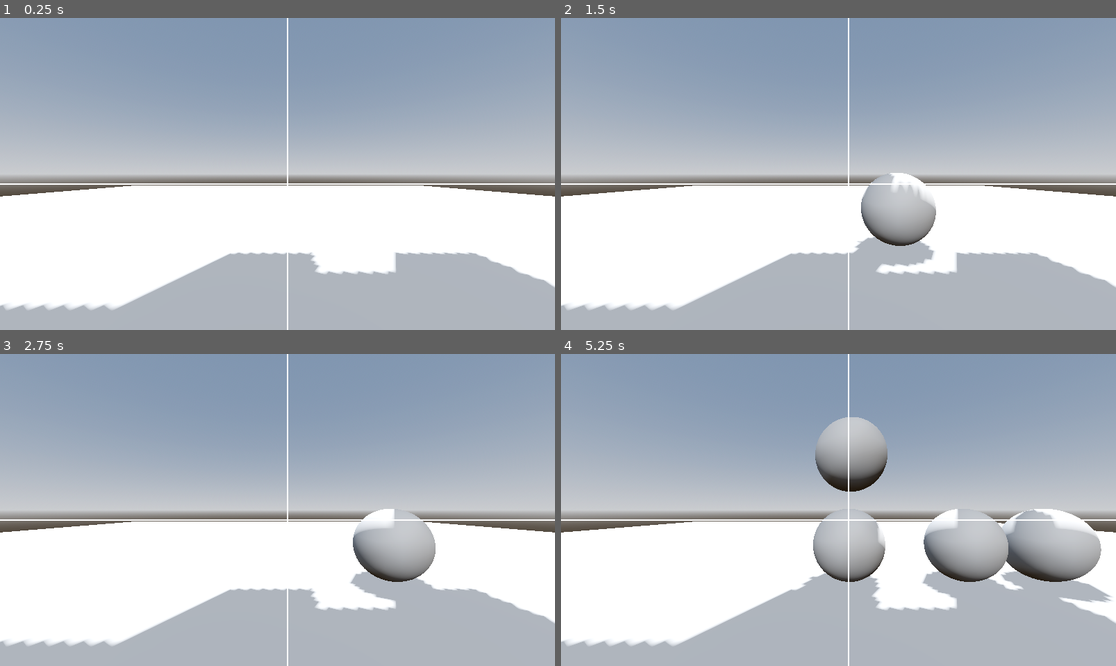
Above: before the commit, frames 1-4 (two rows, left to right).
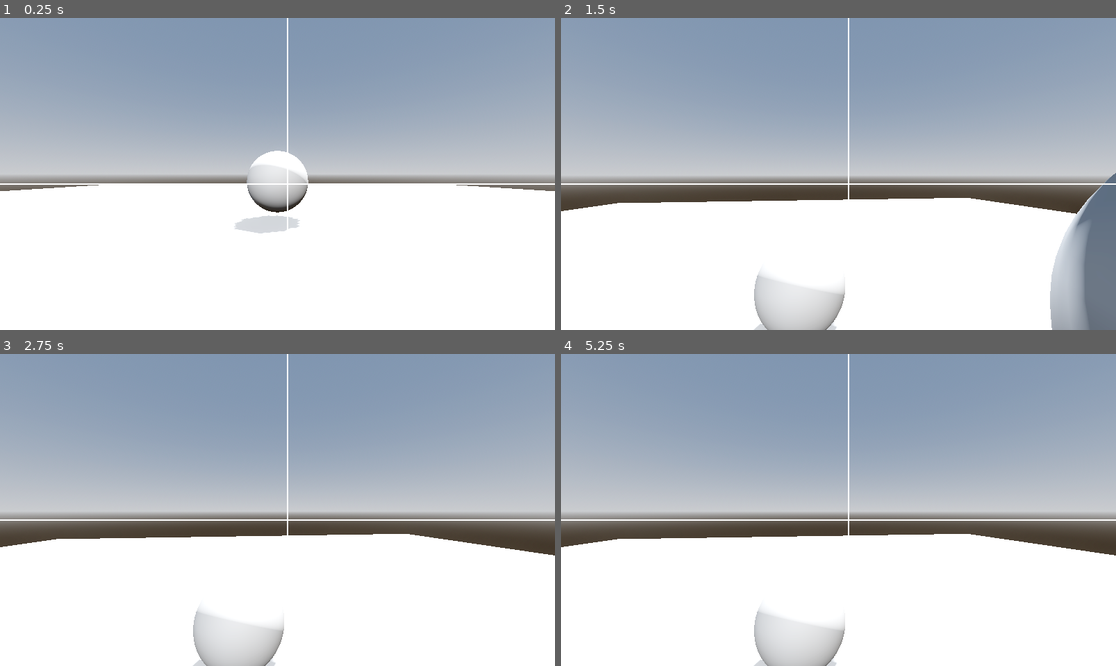
Above: after the commit, the same moments.

Repository: smer44/collonySimOnlyGodot
Game: Godot game, scene res://Units/test.tscn
Two runs of this game, one before a commit and one after it. Both use one fixed random seed, a clock stepped at 60 frames per second and the inputs below. This scene is started directly instead of the project's main scene.
Inputs (mouse positions are in pixels of both pictures, inside the frame that each line leads up to):
- Up to frame 1 (0.25 s): no input
- Up to frame 2 (1.5 s): tap Enter (ui_accept) at 0.5, 0.77 s; move the mouse to (866, 174) at 0.52 s; hold Up (ui_up) from 0.53 s (still down); tap Backspace at 0.6 s; click (866, 174) at 0.67 s; move the mouse to (810, 174) at 1.27 s; tap Tab at 1.35 s
- Up to frame 3 (2.75 s): tap Enter (ui_accept) at 1.52 s; move the mouse to (333, 441) at 2.02 s; release Up (ui_up) at 2.03 s; hold Right (ui_right) from 2.03 s (still down); tap R at 2.1 s
- Up to frame 4 (5.25 s): release Right (ui_right) at 2.75 s; drag from (810, 572) to (672, 463) at 2.77 s; move the mouse to (1005, 556) at 3.52 s; hold Left (ui_left) 3.53-4.25 s; tap G at 3.6 s; tap Enter (ui_accept) at 3.77 s; drag from (672, 463) to (755, 432) at 4.27 s; move the mouse to (866, 510) at 5.02 s; hold Down (ui_down) from 5.03 s (still down); hold Ctrl from 5.03 s (still down); click (866, 510) at 5.17 s

The runs differ from the first frame. In frame 1, 20% of the frame differs, in the area x 0-100%, y 42-100%; in frame 2, 26%; in frame 3, 25%; in frame 4, 32%, in the area x 0-100%, y 20-100%.

Commit message:
calc position on multi path
calc position on multi path

Diff:
--- a/Units/Unit.gd
+++ b/Units/Unit.gd
@@ -23,8 +23,10 @@
 	enter_state(moving_state)
 
 func _physics_process(delta):
+	print("Unit is at :" , global_position)
 	if state:
 		state.update(self, delta)
+
 
 func enter_state(new_state):
 	state = new_state
--- a/Units/test.tscn
+++ b/Units/test.tscn
@@ -1,8 +1,9 @@
-[gd_scene load_steps=11 format=3 uid="uid://5stb6hnnubwp"]
+[gd_scene load_steps=12 format=3 uid="uid://5stb6hnnubwp"]
 
 [ext_resource type="PackedScene" uid="uid://bma1nxkcps7al" path="res://grid_gen/grid_map.tscn" id="1_mqr32"]
 [ext_resource type="PackedScene" uid="uid://bokgph2bgltag" path="res://Units/unit.tscn" id="2_adpp0"]
 [ext_resource type="Script" uid="uid://4r6sie4eqfr4" path="res://grid_gen/terrain_cache.gd" id="2_vca2m"]
+[ext_resource type="PackedScene" uid="uid://chxovomx6cl0q" path="res://usual_camera_setup.tscn" id="4_vca2m"]
 
 [sub_resource type="ProceduralSkyMaterial" id="ProceduralSkyMaterial_vca2m"]
 sky_horizon_color = Color(0.66224277, 0.6717428, 0.6867428, 1)
@@ -36,9 +37,6 @@
 transform = Transform3D(-0.8660254, -0.43301278, 0.25, 0, 0.49999997, 0.86602545, -0.50000006, 0.75, -0.43301266, 0, 0, 0)
 shadow_enabled = true
 
-[node name="Camera3D" type="Camera3D" parent="."]
-transform = Transform3D(1, 0, 0, 0, 1, 0, 0, 0, 1, 0, 1.4712664, 5.217285)
-
 [node name="MeshInstance3D" type="MeshInstance3D" parent="."]
 transform = Transform3D(24, 0, 0, 0, 1, 0, 0, 0, 24, 0, 0, 0)
 mesh = SubResource("BoxMesh_vca2m")
@@ -57,3 +55,5 @@
 [node name="Unit" parent="GridMap" node_paths=PackedStringArray("grid_map") instance=ExtResource("2_adpp0")]
 transform = Transform3D(1, 0, 0, 0, 1, 0, 0, 0, 1, 0.11925471, 3.2873232, 0.031049252)
 grid_map = NodePath("..")
+
+[node name="UsualCameraSetup" parent="." instance=ExtResource("4_vca2m")]
--- /dev/null
+++ b/tests/binary_search_tests/binary_search_test.gd
@@ -0,0 +1,34 @@
+extends Node
+
+func _ready() -> void:
+	print("Running binary_search_floor tests...")
+	_test_basic()
+	_test_edge_cases()
+
+
+func _test_basic() -> void:
+	var arr := PackedFloat32Array([0.0, 2.0, 5.0, 9.0])
+
+	assert(BinarySearch.search_floor(arr, -1.0) == -1)  # below range
+	assert(BinarySearch.search_floor(arr, 0.0) == 0)    # exact match
+	assert(BinarySearch.search_floor(arr, 1.0) == 0)    # between 0 and 2
+	assert(BinarySearch.search_floor(arr, 2.0) == 1)    # exact
+	assert(BinarySearch.search_floor(arr, 4.99) == 1)   # just below 5
+	assert(BinarySearch.search_floor(arr, 5.0) == 2)    # exact
+	assert(BinarySearch.search_floor(arr, 7.5) == 2)    # between 5 and 9
+	assert(BinarySearch.search_floor(arr, 9.0) == 3)    # exact
+	assert(BinarySearch.search_floor(arr, 10.0) == 3)   # above range
+
+	print("✅ _test_basic passed")
+
+func _test_edge_cases() -> void:
+	# Empty array
+	assert(BinarySearch.search_floor(PackedFloat32Array(), 3.0) == -1)
+
+	# Single element array
+	var single := PackedFloat32Array([5.0])
+	assert(BinarySearch.search_floor(single, 0.0) == -1)
+	assert(BinarySearch.search_floor(single, 5.0) == 0)
+	assert(BinarySearch.search_floor(single, 10.0) == 0)
+
+	print("✅ _test_edge_cases passed")
--- /dev/null
+++ b/tests/binary_search_tests/binary_search_test_node_3d.tscn
@@ -0,0 +1,6 @@
+[gd_scene load_steps=2 format=3 uid="uid://c2p844u031vw6"]
+
+[ext_resource type="Script" uid="uid://p6m4vreh1aq2" path="res://tests/binary_search_tests/binary_search_test.gd" id="1_42vnm"]
+
+[node name="BinarySearchTestNode3D" type="Node3D"]
+script = ExtResource("1_42vnm")
--- /dev/null
+++ b/tests/interpolate_tests/interpolate_test.gd
@@ -0,0 +1,7 @@
+extends Node
+
+func _ready() -> void:
+	var arr = [0, 10, 30, 60]
+	for t in range(0, 31):
+		var f = t / 30.0
+		print(InterpolateCalc.array_easing(arr, f * (arr.size() - 1), InterpolateCalc.ease_in_bouncy_out))
--- /dev/null
+++ b/tests/interpolate_tests/interpolate_test_node_3d.tscn
@@ -0,0 +1,6 @@
+[gd_scene load_steps=2 format=3 uid="uid://d21iqew761oa6"]
+
+[ext_resource type="Script" uid="uid://bboaoflvc7dlo" path="res://tests/interpolate_tests/interpolate_test.gd" id="1_v5j2n"]
+
+[node name="InterpolateTestNode3D" type="Node3D"]
+script = ExtResource("1_v5j2n")
--- /dev/null
+++ b/tests/position_along_path_test/position_along_path_test.gd
@@ -0,0 +1,17 @@
+extends Node
+
+@export var moving: Node
+@export var time_factor := 1.0
+@export var points: Array
+@export var loop:=true
+var tick_count: int = 0
+var acc : PackedFloat32Array
+
+func _ready():
+	acc = InterpolateCalc.accumulate_distance(points,loop)
+
+func _physics_process(delta: float) -> void:
+	var time:= delta * tick_count *time_factor
+	var pos = InterpolateCalc.position_at_time(points,acc,time,loop)
+	moving.global_position = pos
+	tick_count+=1
--- /dev/null
+++ b/tests/position_along_path_test/position_along_path_test.tscn
@@ -0,0 +1,17 @@
+[gd_scene load_steps=4 format=3 uid="uid://lqhtlx0ci5sp"]
+
+[ext_resource type="Script" uid="uid://upbn467d2n0w" path="res://tests/position_along_path_test/position_along_path_test.gd" id="1_uwrx6"]
+[ext_resource type="PackedScene" uid="uid://chxovomx6cl0q" path="res://usual_camera_setup.tscn" id="2_evdm8"]
+
+[sub_resource type="PrismMesh" id="PrismMesh_dc1el"]
+
+[node name="PositionAlongPathTestNode3D" type="Node3D" node_paths=PackedStringArray("moving")]
+script = ExtResource("1_uwrx6")
+moving = NodePath("MeshInstance3D")
+time_factor = 7.0
+points = [Vector3(0, 0, 0), Vector3(0, 0, 10), Vector3(0, 10, 10), Vector3(5, 5, 5)]
+
+[node name="MeshInstance3D" type="MeshInstance3D" parent="."]
+mesh = SubResource("PrismMesh_dc1el")
+
+[node name="UsualCameraSetup" parent="." instance=ExtResource("2_evdm8")]
--- /dev/null
+++ b/utils/binary_search.gd
@@ -0,0 +1,25 @@
+extends RefCounted
+class_name BinarySearch
+
+static func search_floor(acc: PackedFloat32Array, t: float) -> int:
+	"""
+	Binary search (floor): returns index i such that acc[i] <= t < acc[i+1]
+	Returns -1 if t < acc[0].
+	"""
+	if acc.is_empty():
+		return -1
+	if t < acc[0]:
+		return -1
+
+	var lo := 0
+	var hi := acc.size() - 1
+	while lo <= hi:
+		var mid := (lo + hi) >> 1
+		var v := acc[mid]
+		if is_equal_approx(v, t):
+			return mid
+		elif v < t:
+			lo = mid + 1
+		else:
+			hi = mid - 1
+	return hi  # floor index
--- /dev/null
+++ b/utils/interpolate_calc.gd
@@ -0,0 +1,110 @@
+extends Node
+class_name InterpolateCalc
+
+static func metric(a,b)-> float:
+	return a.distance_to(b)
+
+static func accumulate_distance(points: Array , is_loop: bool = false) -> PackedFloat32Array:
+	var acc:=PackedFloat32Array()
+	acc.resize(points.size())
+	acc[0] = 0.0
+	var s := 0.0
+	for i in range(1, points.size()):
+		var dist := metric(points[i-1], points[i])
+		s +=dist
+		acc[i] = s
+	if is_loop and points.size() > 1:
+		var dist := metric(points[-1], points[0])
+		s +=dist
+		acc.append(s)
+
+	return acc
+
+
+
+static func position_at_time(points: Array, acc:PackedFloat32Array, t: float, is_loop: bool = false):
+
+	var loop_time = acc[-1]
+	if is_loop and t > loop_time:
+		t = fmod (t,loop_time)
+
+	var idx:= acc.bsearch(t)
+	# correction:
+	if idx >= acc.size() or acc[idx] > t:
+		idx -= 1
+	if idx < 0:
+		idx = 0
+	if not is_loop and idx == acc.size() - 1:
+		return points[-1]
+
+	var t0 :float= acc[idx]
+	var t1 :float= acc[idx + 1]
+	var p0= points[idx]
+	var p1= points[(idx + 1) % points.size()]
+
+	var dist:= t1-t0
+
+	var u := (t-t0) / dist
+	return p0.lerp(p1, u)
+
+
+
+
+
+
+static func ease_in_bouncy_out(t: float) -> float:
+	# Start slower than linear
+	var start = t * t  # ease-in-quadratic base
+
+	# Bouncy tail near the end (classic bounce formula adjusted)
+	if t < 0.7:
+		return start  # smooth start portion
+	else:
+		# Normalize last section (0.7–1.0) to [0,1]
+		var x = (t - 0.7) / 0.3
+		# Bounce equation: simulates small decaying oscillations
+		var bounce = 1.0 - pow(2.71828, -6.0 * x) * abs(sin(10.0 * PI * x))
+		# Blend it smoothly into the early part
+		return lerp(start, bounce, x)
+
+
+
+static func ease_in_out_cubic(t: float) -> float:
+	if t < 0.5:
+		return 4.0 * t * t * t
+	else:
+		return (t - 1.0) * (2.0 * t - 2.0) * (2.0 * t - 2.0) + 1.0
+
+static func ease_in_out_sine(t: float) -> float:
+	return (1.0 - cos(PI * t)) * 0.5
+
+static func array(points: Array, value: float) -> float:
+	if points.is_empty():
+		return 0.0
+
+	var i := int(floor(value))
+	var t := value - i  # fractional part
+
+	# Clamp to valid indices
+	if i < 0:
+		return points[0]
+	elif i >= points.size() - 1:
+		return points[-1]
+
+	return lerp(points[i], points[i + 1], t)
+
+
+static func array_easing(points: Array, value: float, easing : Callable) -> float:
+	if points.is_empty():
+		return 0.0
+
+	var i := int(floor(value))
+	var t := value - i  # fractional part
+	t = easing.call(t)
+	# Clamp to valid indices
+	if i < 0:
+		return points[0]
+	elif i >= points.size() - 1:
+		return points[-1]
+
+	return lerp(points[i], points[i + 1], t)
Not shown, added: tests/binary_search_tests/binary_search_test.gd.uid
Not shown, added: tests/interpolate_tests/interpolate_test.gd.uid
Not shown, added: tests/position_along_path_test/position_along_path_test.gd.uid
Not shown, added: utils/binary_search.gd.uid
Not shown, added: utils/interpolate_calc.gd.uid
